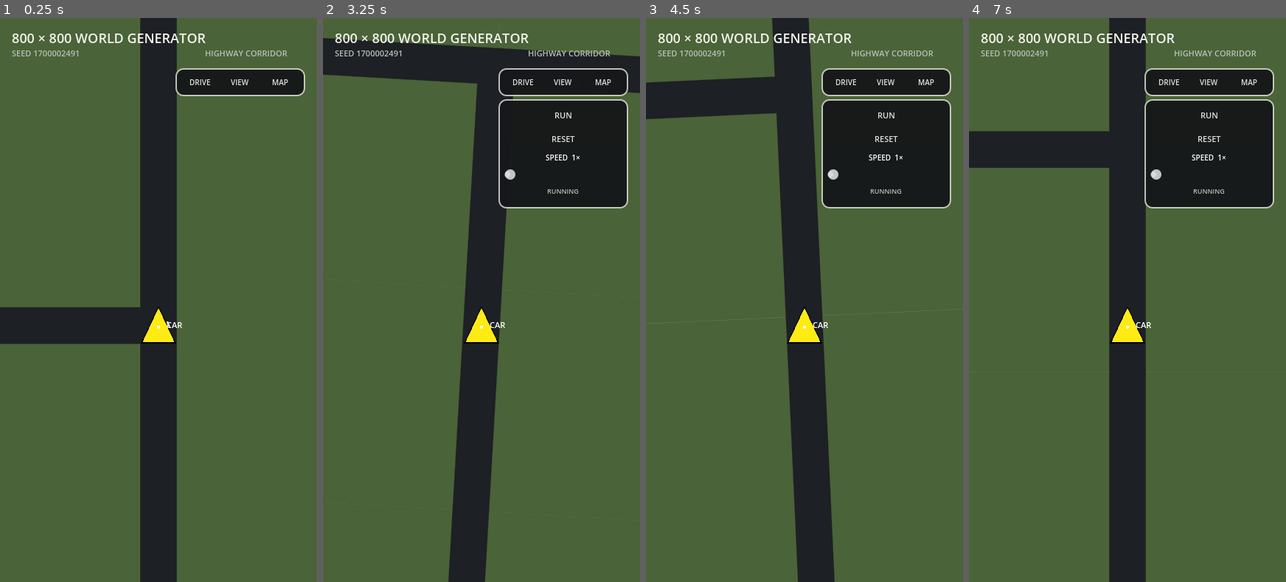
Above: before the commit, frames 1-4 (left to right).
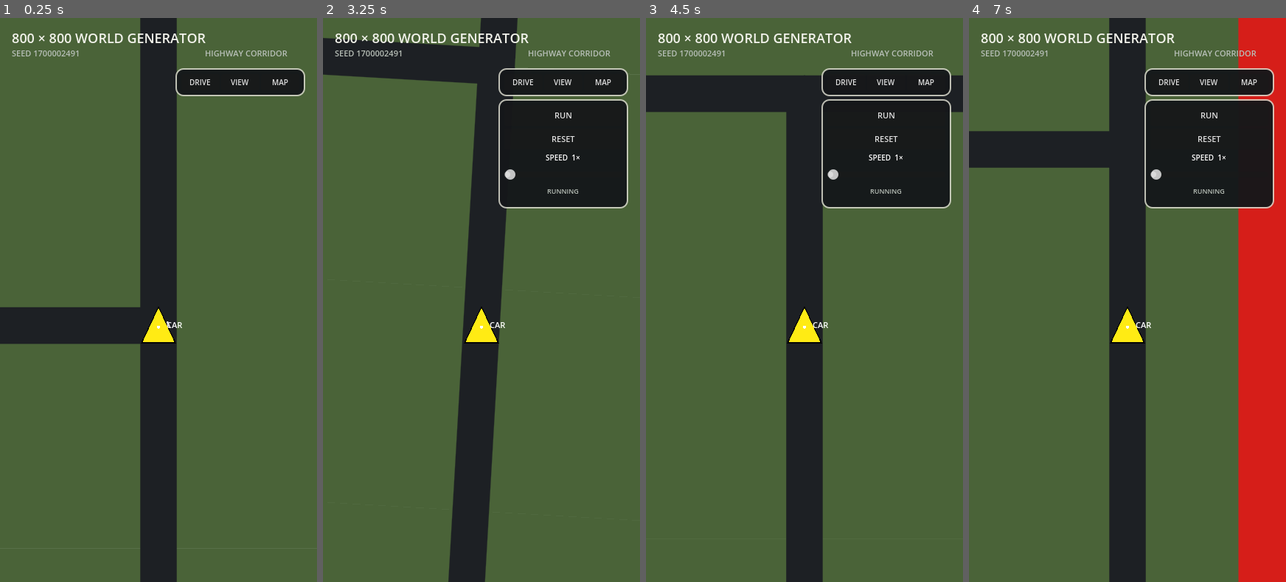
Above: after the commit, the same moments.

Repository: patrickcallahancomedy/comedian
Game: Godot game, scene res://scenes/drive/grid_world_prototype.tscn
The game is run twice, just before and just after one commit, with the same random seed, the same clock (stepped at 60 frames per second) and the same inputs. This scene is started directly instead of the project's main scene.
Inputs (mouse positions are in pixels of both pictures, inside the frame that each line leads up to):
- Up to frame 1 (0.25 s): no input
- Up to frame 2 (3.25 s): click "DRIVE" at 0.5 s; click "RUN" at 1.25 s; tap Enter (ui_accept) at 2, 2.27 s; move the mouse to (551, 271) at 2.02 s; hold Right 2.03-2.75 s; tap Space at 2.1 s; click (551, 271) at 2.17 s; drag from (418, 328) to (465, 412) at 2.77 s
- Up to frame 3 (4.5 s): move the mouse to (836, 175) at 3.52 s; hold Right 3.53-4.25 s; tap Space at 3.6 s; drag from (788, 412) to (709, 215) at 4.27 s
- Up to frame 4 (7 s): move the mouse to (1222, 384) at 5.02 s; hold Left 5.03-5.75 s; tap Space at 5.1, 6.6 s; tap Enter (ui_accept) at 5.27 s; drag from (1032, 215) to (1079, 159) at 5.77 s; move the mouse to (1143, 300) at 6.52 s; hold Left from 6.53 s (still down); click (1143, 300) at 6.67 s

The runs differ from the first frame. In frame 2, 1.8% of the frame differs, in the area x 49-100%, y 0-14%; in frame 3, 5.3%; in frame 4, 12%, in the area x 84-100%, y 0-100%.

Commit message:
Expand neighborhood footprint

Diff:
--- a/godot/scripts/drive/grid_world_generator.gd
+++ b/godot/scripts/drive/grid_world_generator.gd
@@ -26,13 +26,13 @@
 const GRID_SIZE := 800
 const WORLD_RECT := Rect2i(0, 0, GRID_SIZE, GRID_SIZE)
 
-const NEIGHBORHOOD_COLUMNS := 10
-const NEIGHBORHOOD_ROWS := 10
+const NEIGHBORHOOD_COLUMNS := 13
+const NEIGHBORHOOD_ROWS := 13
 const NEIGHBORHOOD_SPACING := 30
 const NEIGHBORHOOD_INTERSECTIONS := (
 	NEIGHBORHOOD_COLUMNS * NEIGHBORHOOD_ROWS
 )
-const NEIGHBORHOOD_PRUNE_ATTEMPTS := 26
+const NEIGHBORHOOD_PRUNE_ATTEMPTS := 44
 
 const CITY_COLUMNS := 7
 const CITY_ROWS := 7
--- a/godot/tests/grid_world_generator_test.gd
+++ b/godot/tests/grid_world_generator_test.gd
@@ -35,16 +35,15 @@
 	_check(
 		first.neighborhood_nodes.size()
 		== first.NEIGHBORHOOD_INTERSECTIONS,
-		"Neighborhood is not the 10x10 / ~100 intersection tier"
+		"Neighborhood is not the 13x13 / 169 intersection tier"
 	)
 	_check(
 		first.city_nodes.size() == first.CITY_INTERSECTIONS,
 		"City is not the ~50 intersection tier"
 	)
 	_check(
-		first.city_rect.size.x > first.neighborhood_rect.size.x
-		and first.city_rect.size.y > first.neighborhood_rect.size.y,
-		"City does not occupy a larger physical footprint"
+		first.city_rect.size == first.neighborhood_rect.size,
+		"City and neighborhood no longer share the same physical footprint"
 	)
 
 	_check(
